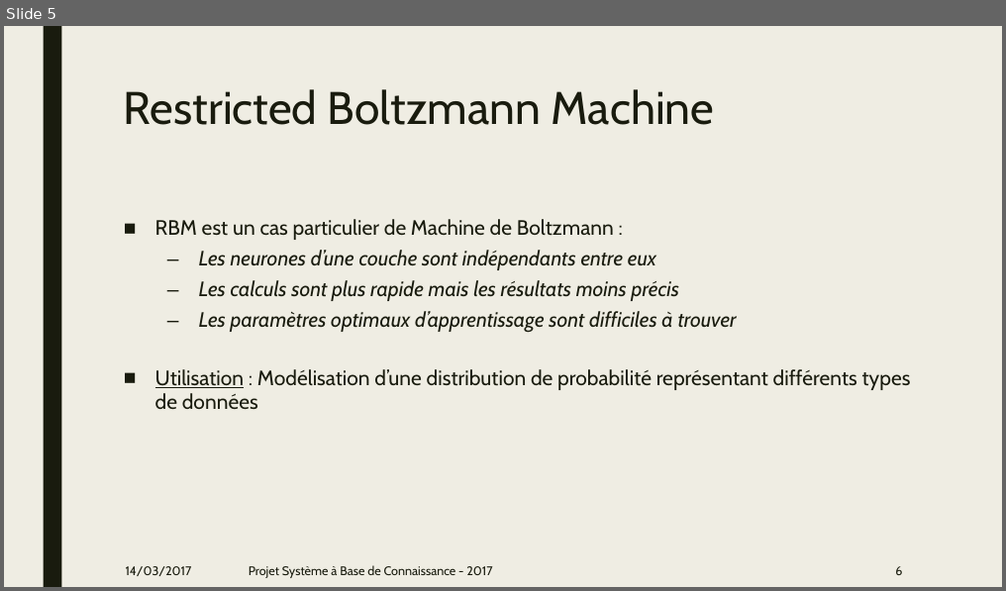
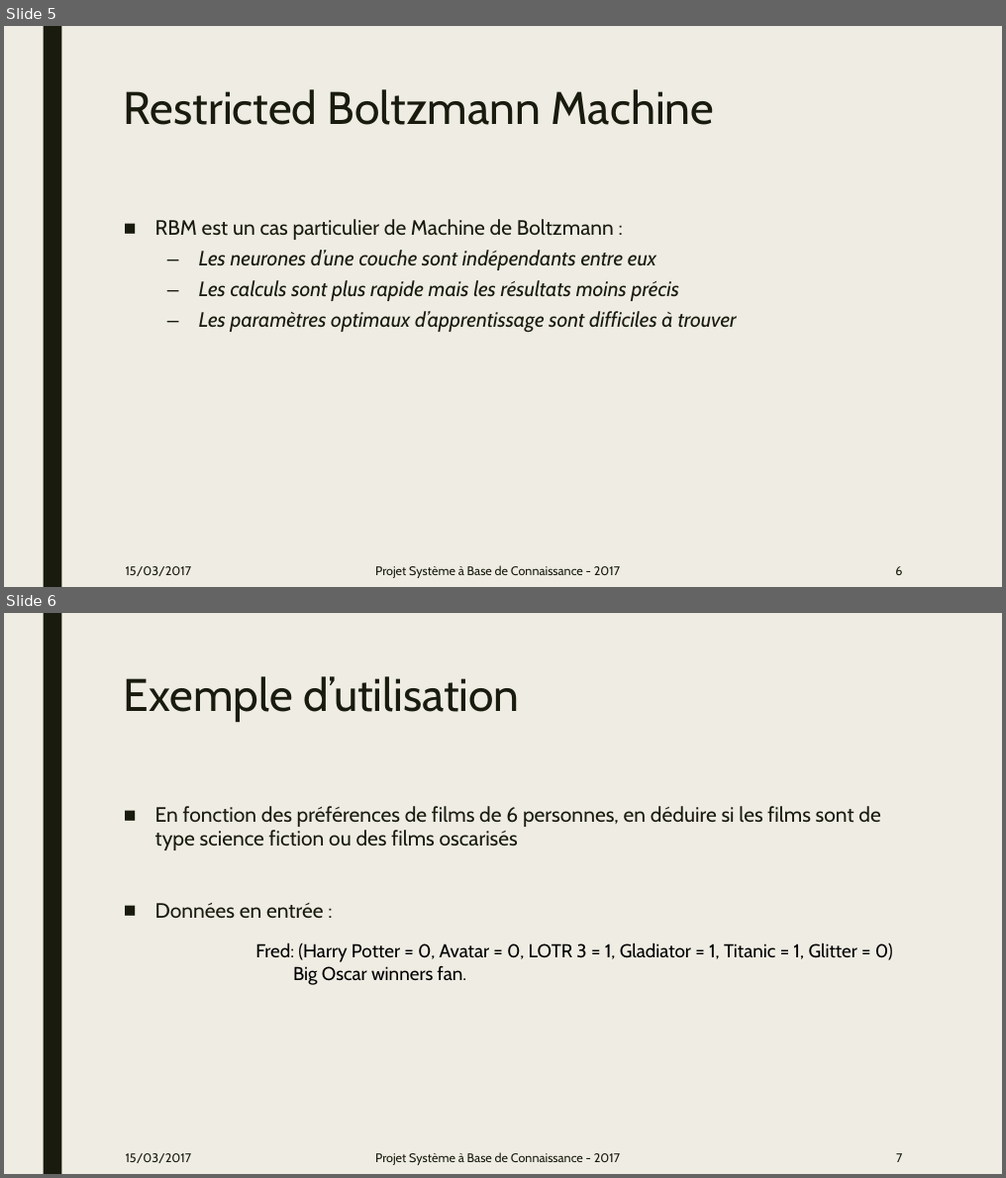
Before and after one commit to GuillaumeHaben/sbc-rbm, a slide deck: Projet_SBC.pptx. Shown one above the other, each under a label of ours: slide 5 before the commit, slides 5 and 6 after it. The pictures are 1006x591 and 1006x1178 pixels, drawn with LibreOffice and Linux fonts; fonts in the diff are those of the drawing. Boxes give left, top, right and bottom in pixels: in the first picture for what was removed or moved away, otherwise in the second. Text is boxed around its words. In the diff, an @@ line names an element or a change of style, - is before the commit and + after.

```diff
--- a/Projet_SBC.pptx
+++ b/Projet_SBC.pptx
@@ slide 6 added at (4,613,1002,1174), background #EFEDE3; not listed: 1 template element that a slide beside it also shows @@
@@ title added at (124,676,520,722), 44 pt, text #191B0E @@
+Exemple d’utilisation
@@ text added at (155,806,880,919), 20 pt, text #191B0E @@
+■ En fonction des préférences de films de 6 personnes, en déduire si les films sont de type science fiction ou des films oscarisés
+■ Données en entrée :
@@ text added at (255,943,893,985), 18 pt, text #000000 @@
+Fred: (Harry Potter = 0, Avatar = 0, LOTR 3 = 1, Gladiator = 1, Titanic = 1, Glitter = 0)
+Big Oscar winners fan.
@@ text added at (126,1154,192,1163), 12 pt, text #191B0E @@
+15/03/2017
@@ text added at (375,1153,620,1165), 12 pt, text #191B0E @@
+Projet Système à Base de Connaissance - 2017
@@ page number added at (896,1154,902,1162), 12 pt, text #191B0E @@
+7
@@ slide 5 changed as well @@
@@ text removed at (155,370,911,409) @@
-■ Utilisation : Modélisation d’une distribution de probabilité représentant différents types de données
@@ text "Projet Système à Base de ..." at (375,566,620,578): alignment left to centre @@
@@ text at (126,567,192,576): text changed @@
-14/03/2017
+15/03/2017
```
Also in this commit, not shown: 7 other slides changed, 3 other slides added, 1 other file.
